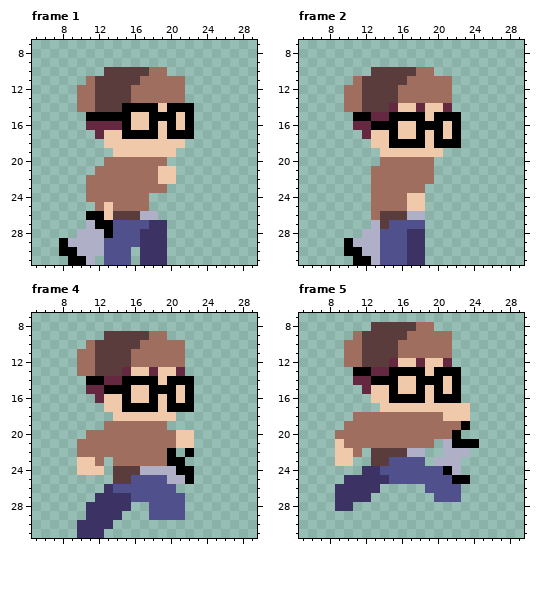
Pixel-art file -- Game/SPRITES/Player/RUN/Run_Right.ase. Above, as it was before the edit.
32x32 pixels, 14 frames. Shown: frame 1: x 5..29, y 7..31; frame 2: x 5..29, y 7..31; frame 4: x 5..29, y 7..31; frame 5: x 5..29, y 7..31. The commit also changed other frames, which this record leaves out.
And afterwards:
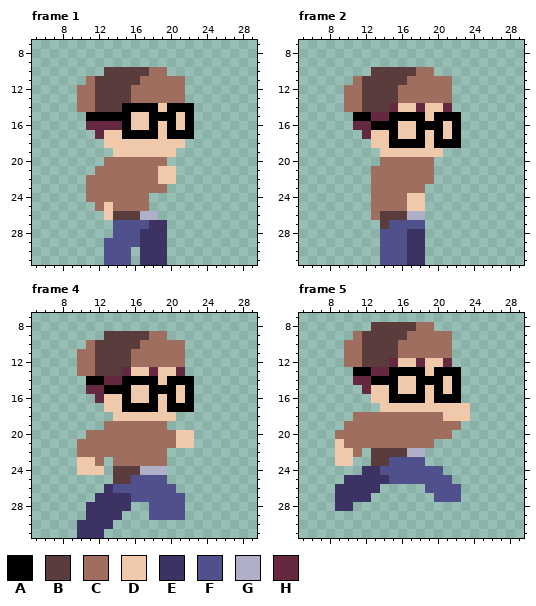
Palette (. is transparent): A #000000  B #5a3c3c  C #a06e5f  D #f0c8aa  E #3c3264  F #50508c  G #afafc8  H #642841
What changed:
--- frame 1, layer "Sprite Sheet"
@@ x 6..15 @@
 25 ......CDCC
-26 .....AADBB
-27 .....GAAFF
-28 ....GGGAFF
-29 ..AGGGGFFF
-30 ..AAGGGFFF
-31 ...AAG.FFF
+26 .......DBB
+27 ........FF
+28 ........FF
+29 .......FFF
+30 .......FFF
+31 .......FFF
--- frame 2, layer "Sprite Sheet"
@@ x 8..15 @@
 26 .....CBB
-27 .....GBF
-28 ....GGFF
-29 ..AGGGFF
-30 ..AAGGFF
-31 ...AAGFF
+27 ......BF
+28 ......FF
+29 ......FF
+30 ......FF
+31 ......FF
--- frame 4, layer "Sprite Sheet"
@@ x 18..24 @@
 21 CCCDD..
-22 CCA.A..
-23 CCAA...
-24 GGGAA..
-25 FFGGA..
+22 CC.....
+23 CC.....
+24 GG.....
+25 FF.....
 26 FFF....
--- frame 5, layer "Sprite Sheet"
@@ x 18..26 @@
 18 CCCDDD...
-19 CCCCCA...
-20 CCCCA....
-21 CC.GAAA..
-22 G..GGG...
-23 F.GGG....
-24 FFFAG....
-25 FFFFAA...
+19 CCCCC....
+20 CCCC.....
+21 CC.......
+22 G........
+23 F........
+24 FFF......
+25 FFFF.....
 26 .FFFF....
Changed places in both pictures, as pixel boxes (x1, y1, x2, y2):
erased: (59, 211, 113, 265)
erased: (344, 220, 380, 265)
erased: (167, 448, 194, 484)
erased: (434, 421, 479, 484)
